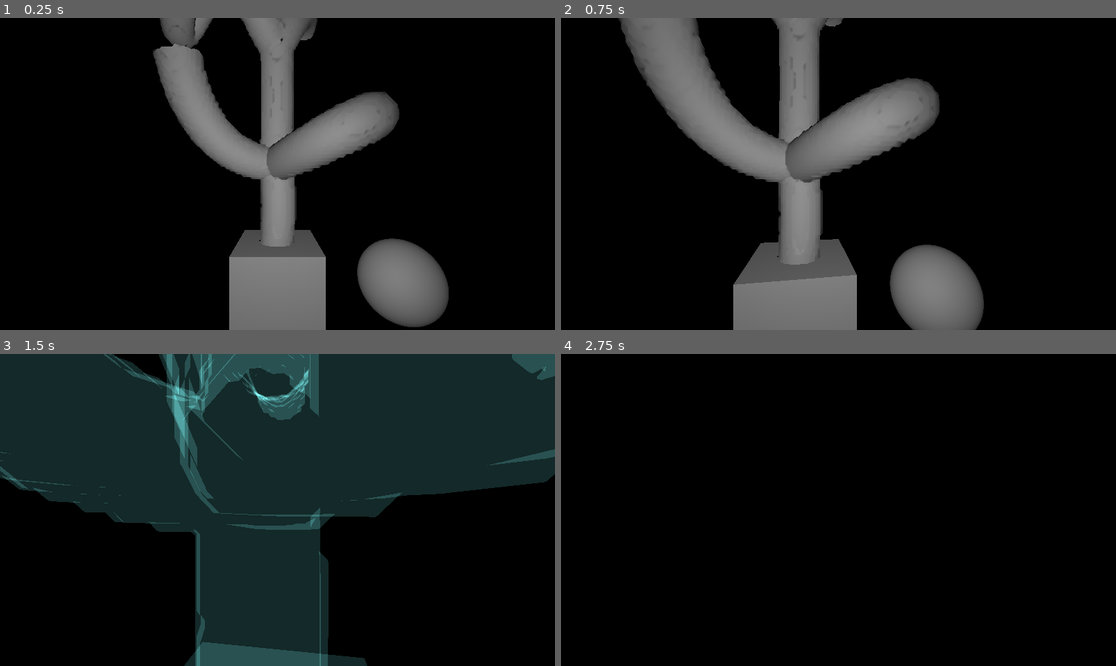
Above: before the commit, frames 1-4 (two rows, left to right).
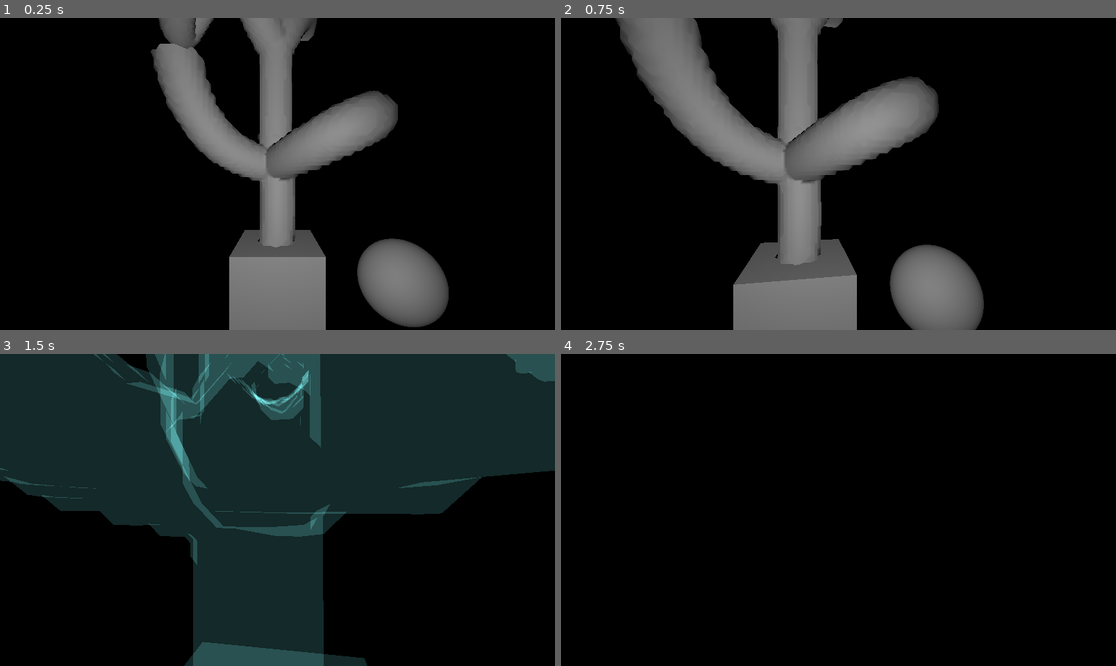
Above: after the commit, the same moments.

Repository: EpEpDragon/Modules
Game: Godot game, scene res://meshing_test.tscn
Same seed, same stepped clock (60 frames per second), same inputs: the game is played once before the commit and once after it.
Inputs (mouse positions are in pixels of both pictures, inside the frame that each line leads up to):
- Up to frame 1 (0.25 s): no input
- Up to frame 2 (0.75 s): tap Enter at 0.5 s; move the mouse to (866, 174) at 0.52 s; press the mouse at (866, 174) at 0.53 s; hold W (move_forward) from 0.53 s (still down)
- Up to frame 3 (1.5 s): keep holding W (move_forward); move the mouse to (249, 510) at 1.27 s; release the mouse at (249, 510) at 1.28 s; click (249, 510) at 1.35 s
- Up to frame 4 (2.75 s): keep holding W (move_forward); move the mouse to (849, 503) at 2.02 s; press the mouse at (849, 503) at 2.03 s

The runs differ from the first frame. In frame 1, 0.9% of the frame differs, in the area x 27-72%, y 0-74%; in frame 2, 1.1%; in frame 3, 7.7%, in the area x 0-100%, y 0-100%; in frame 4, nothing differs.

Commit message:
Normal fix, end caps wrong

Diff:
--- a/TreeGen/HelperFuncs/Helpers.gd
+++ b/TreeGen/HelperFuncs/Helpers.gd
@@ -45,7 +45,7 @@
 		var divs = r*res*4
 		for d in range(divs-1):
 			temp[0].append(p_rot*d/(divs)+pos)
-			temp[1].append(n)
+			temp[1].append(p_rot.normalized())
 		points[0].append_array(temp[0])
 		points[1].append_array(temp[1])
 
--- a/TreeGen/march_cubes.gd
+++ b/TreeGen/march_cubes.gd
@@ -2,7 +2,7 @@
 
 # These should be about linearlyinverselyproportional
 # About: circ_res = 20 - bake_interval * 100
-@export var cell_size = 0.03
+@export var cell_size = 0.04
 @export var size = Vector3(4,5,4)
 
 var bake_interval = cell_size/2
